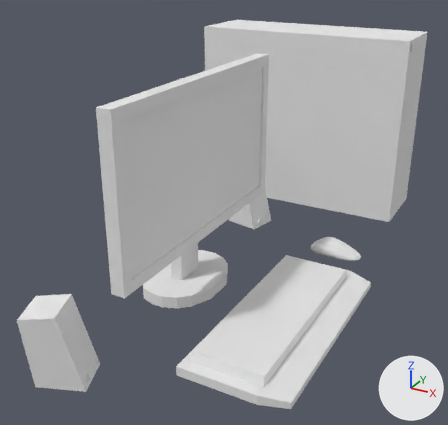
The Blender file Assets/Models/MetaHouse/Bedroom/MyTable.blend as it was, and as the next commit left it.
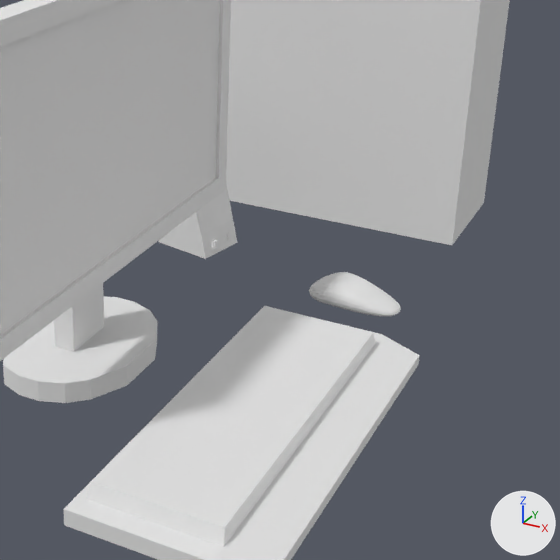
Each version appears first whole from a 50 mm camera at (0.664, -1.142, 0.734) aimed at (0.019, 0.029, 0.148), and next in a close-up on the part from 32% to 100% of the width and 21% to 93% of the height. Every picture has the same lights, and +X, +Y and +Z are marked at lower right.
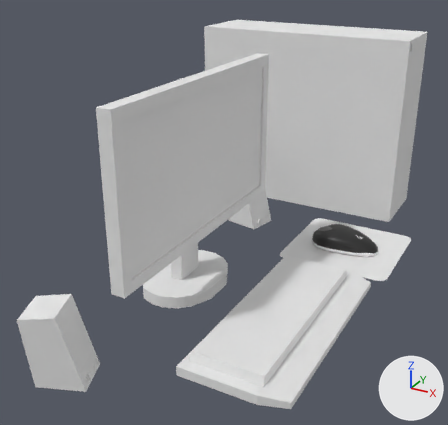
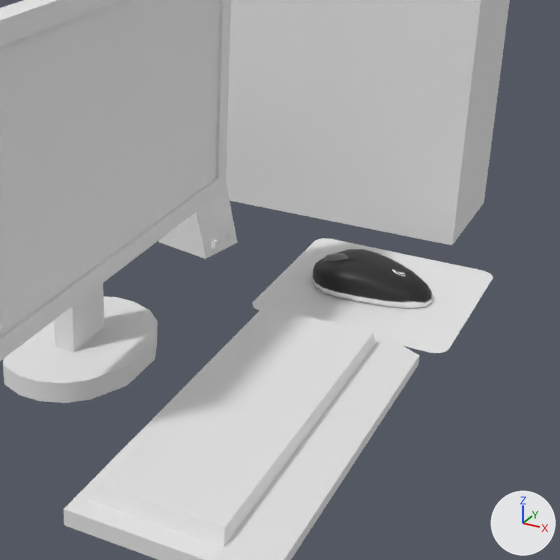
Where the change shows, as pixel boxes (x1, y1, x2, y2) in the close-ups (560 x 560 px):
'Plane', added
    after: (252, 238, 493, 353)
'Cube.005', reshaped, moved, rescaled (30% wider, 36% taller)
    before: (309, 272, 401, 316)
    after: (312, 249, 432, 309)
part 1 of me_cube_005, built on
    before: (309, 272, 401, 316)
    after: (312, 249, 432, 309)

Patch to the scene script:
```diff
--- a/Assets/Models/MetaHouse/Bedroom/MyTable.blend.py
+++ b/Assets/Models/MetaHouse/Bedroom/MyTable.blend.py
@@ img_mouse_png @@
+img_mouse_png = load_image('mouse.png', 'mouse.png', 1500, 1500, 'sRGB')
@@ mat_mouse @@
+mat_mouse = principled_material('Mouse')
+mat_mouse.texture = img_mouse_png
@@ me_cube_005 @@
 # used by ob_cube_005; location = (0.23, 0.229, 0.02); scale = (0.065, 0.04, 0.02)
-me_cube_005.from_pydata(...)  # 20 vertices, 21 faces; spans x -1.0..1.14, y -1.0..1.0, z -1.0..1.0
-me_cube_005.materials.append(mat_pc)  # white #e7e7e7
+me_cube_005.from_pydata(...)  # 50 vertices, 49 faces; spans x -0.08..0.1, y -0.05..0.05, z -0.03..0.03
+# me_cube_005 part 1: the whole mesh is rebuilt
+# me_cube_005 part 2: the surface is now shaded smooth
+me_cube_005.materials.append(mat_mouse)  # picture img_mouse_png
@@ me_plane @@
+me_plane.from_pydata([(-0.96, -0.96, 0.0), (0.96, -0.96, 0.0), (-0.96, 0.96, 0.0), (0.96, 0.96, 0.0), (-1.0, 0.87, 0.0), (-1.0, -0.87, 0.0), (1.0, -0.87, 0.0), (1.0, 0.87, 0.0), (-0.87, -1.0, 0.0), (0.87, -1.0, 0.0), (0.87, 1.0, 0.0), (-0.87, 1.0, 0.0), (0.87, -0.87, 0.0), (-0.87, -0.87, 0.0), (0.87, 0.87, 0.0), (-0.87, 0.87, 0.0)], [], [(14, 7, 3, 10), (9, 1, 6, 12), (12, 6, 7, 14), (5, 13, 15, 4), (13, 12, 14, 15), (0, 8, 13, 5), (8, 9, 12, 13), (4, 15, 11, 2), (15, 14, 10, 11)])
+me_plane.polygons.foreach_set('use_smooth', [True] * 9)
+me_plane.materials.append(mat_pc)  # white #e7e7e7
@@ ob_cube_005 @@
 ob_cube_005 = bpy.data.objects.new('Cube.005', me_cube_005)
-ob_cube_005.location = (0.23, 0.229, 0.02)
-ob_cube_005.scale = (0.065, 0.04, 0.02)
+ob_cube_005.location = (0.236, 0.282, 0.026)
 _m = ob_cube_005.modifiers.new('Subdivision', 'SUBSURF')
@@ ob_plane @@
+ob_plane = bpy.data.objects.new('Plane', me_plane)
+ob_plane.location = (0.245, 0.286, 0.0)
+ob_plane.scale = (0.138, 0.138, 0.138)
```
